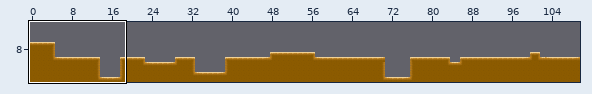
One commit to this Tiled map: Patrol/Patrol/Resources/bestTill02AM.tmx. The picture above shows the old version from afar; the outline marks the close-up.
Close-up. Before:
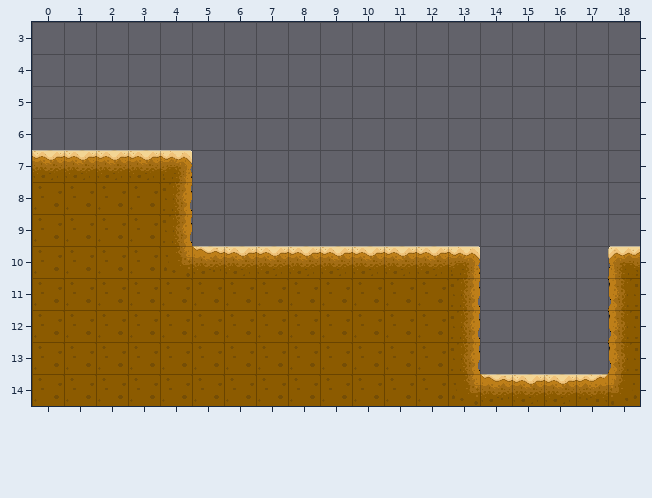
Cells are 32x32 px. Shown: x 0..18, y 3..14. The commit also changed other parts of the map, which this record leaves out. The old version is drawn lined up with the new one.
After:
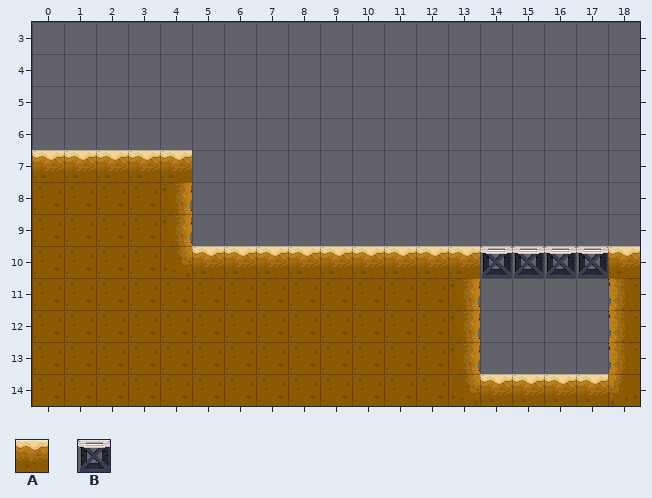
Key: from "Tileset": A 7, B 18.
_ is an empty cell.
Tiles of an added or newly shown layer are drawn over the layers below it.
The edit:
map size 128x16 -> 128x15 cells (old content now starts at 0,-1; both pictures use the new coordinates)
Layer "CollisionLayer" (added):
y 7: x 4 _ -> A
y 10: x 5 _ -> A; x 13..18 ______ -> ABBBBA
y 14: x 14 _ -> A; x 17 _ -> A
